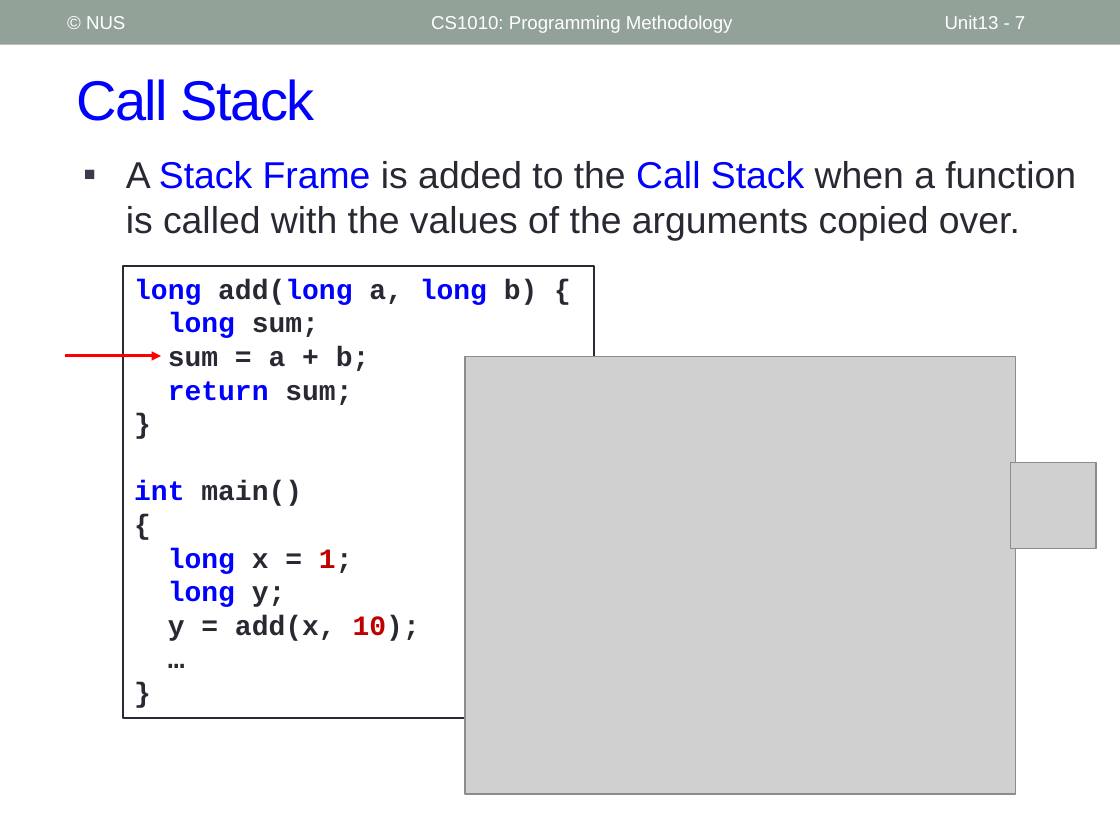
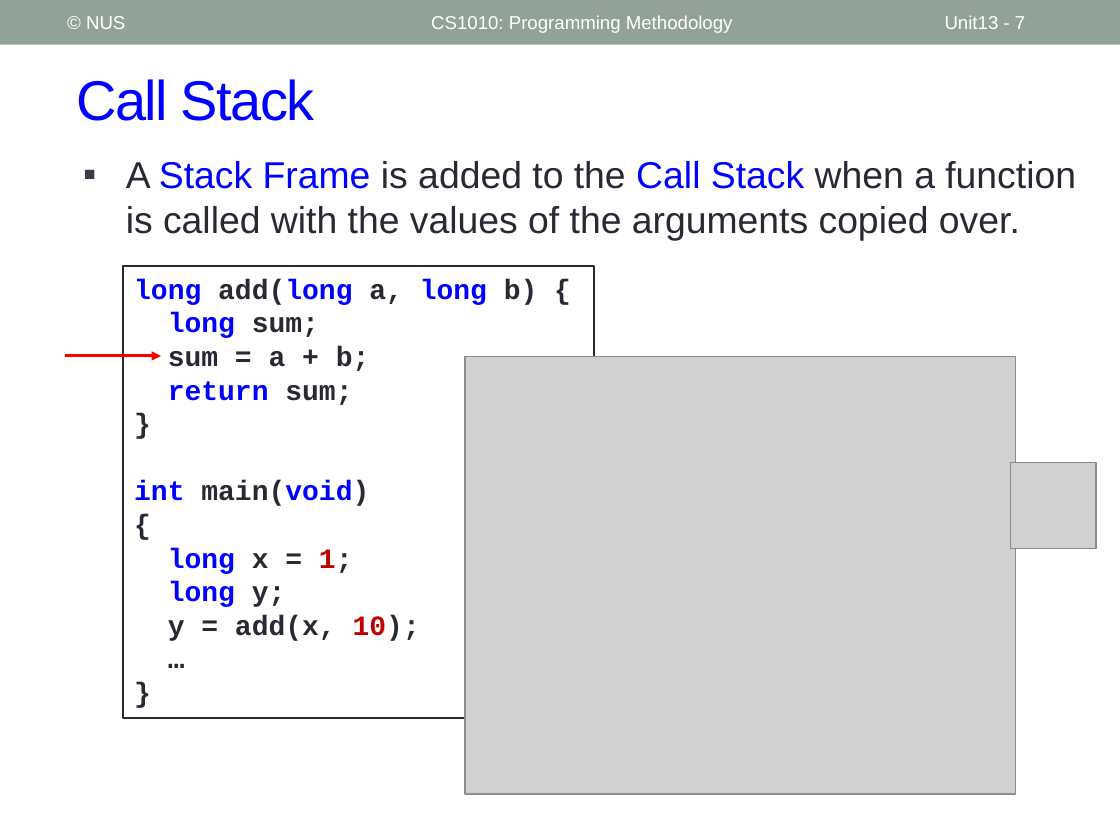
Before and after one commit to nus-cs1010-2526-s2/website, a slide deck: slide 7 of slides/Week6.pptx. Drawn at 1120x840 pixels with LibreOffice and Linux fonts; fonts in the diff are those of the drawing; grey boxes stand for pictures. Boxes give left, top, right and bottom in pixels: in the first picture for what was removed or moved away, otherwise in the second. Text is boxed around its words. In the diff, an @@ line names an element or a change of style, - is before the commit and + after.

```diff
--- a/slides/Week6.pptx
+++ b/slides/Week6.pptx
@@ text in rectangle at (x1=134, y1=481, x2=369, y2=506): text changed; text colour #292934 to #0000FF @@
-int main()
+int main(void)
```
Also in this commit, not shown: 3 other slides changed, 8 other files.
